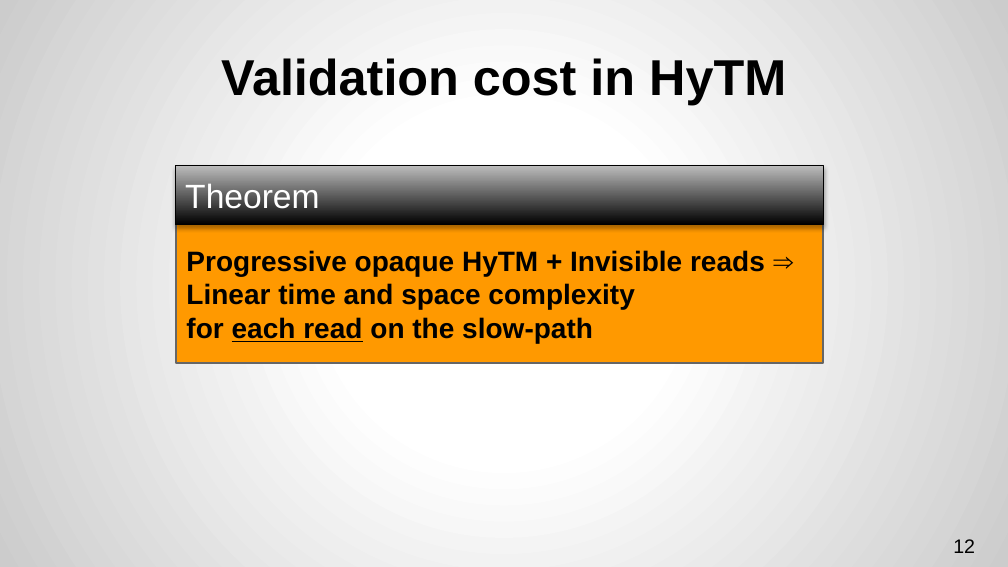
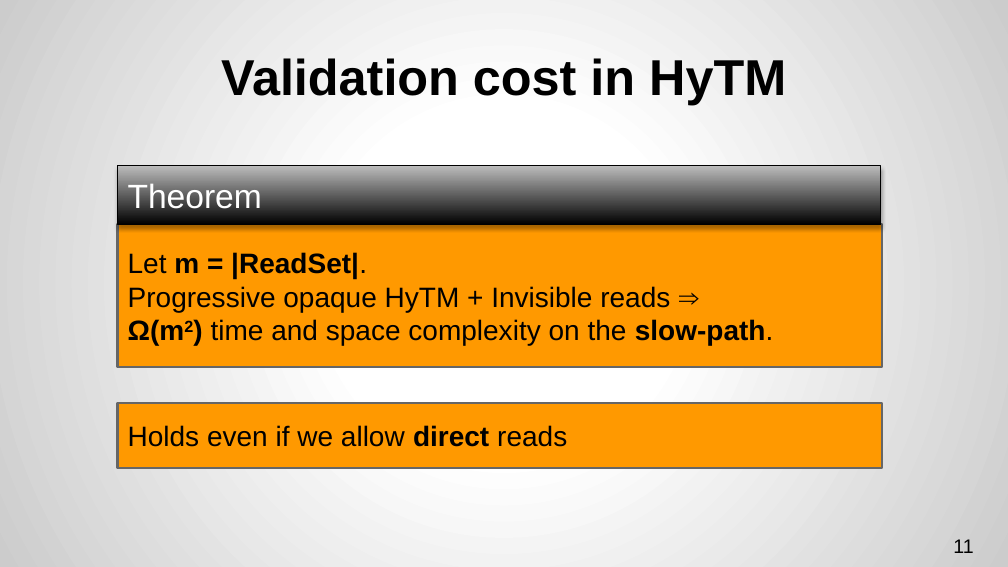
Before and after one commit to kryptos23/hytm, a slide deck: slide 11 of disc/talk/talk.v2.pptx (slide 12 before the commit). Drawn at 1008x567 pixels with LibreOffice and Linux fonts; fonts in the diff are those of the drawing. Boxes give left, top, right and bottom in pixels: in the first picture for what was removed or moved away, otherwise in the second. Text is boxed around its words. In the diff, an @@ line names an element or a change of style, - is before the commit and + after.

```diff
--- a/disc/talk/talk.v2.pptx
+++ b/disc/talk/talk.v2.pptx
@@ rectangle "Theorem": place and size @@
-rectangle "Theorem" at (175, 166, 824, 225)
+rectangle "Theorem" at (118, 166, 881, 225)
@@ rectangle "Let m = |ReadSet|.": place and size @@
-rectangle "Let m = |ReadSet|." at (176, 225, 824, 364)
+rectangle "Let m = |ReadSet|." at (118, 225, 882, 368)
@@ text in rectangle at (128, 252, 367, 278): paragraph added @@
+Let m = |ReadSet|.
@@ text in rectangle at (128, 286, 670, 312): bold off in "Progressive opaque HyTM + Invisible reads ⇒" @@
@@ text in rectangle at (128, 319, 774, 345): text changed; bold off @@
-Linear time and space complexity
-for each read on the slow-path
+Ω(m2) time and space complexity on the slow-path.
@@ rectangle added at (118, 403, 882, 469), fill #FF9900, outline #666666 1.5 pt, 20 pt, text #000000 @@
+Holds even if we allow direct reads
@@ page number at (953, 539, 973, 553): text changed @@
-12
+11
```
Also in this commit, not shown: 4 other slides changed, 3 slides added, 2 slides removed.
